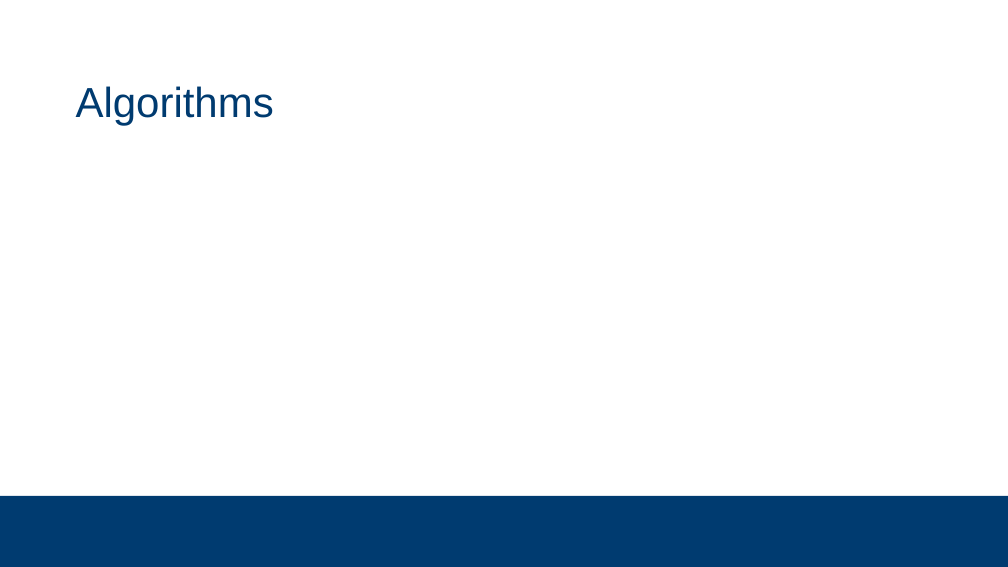
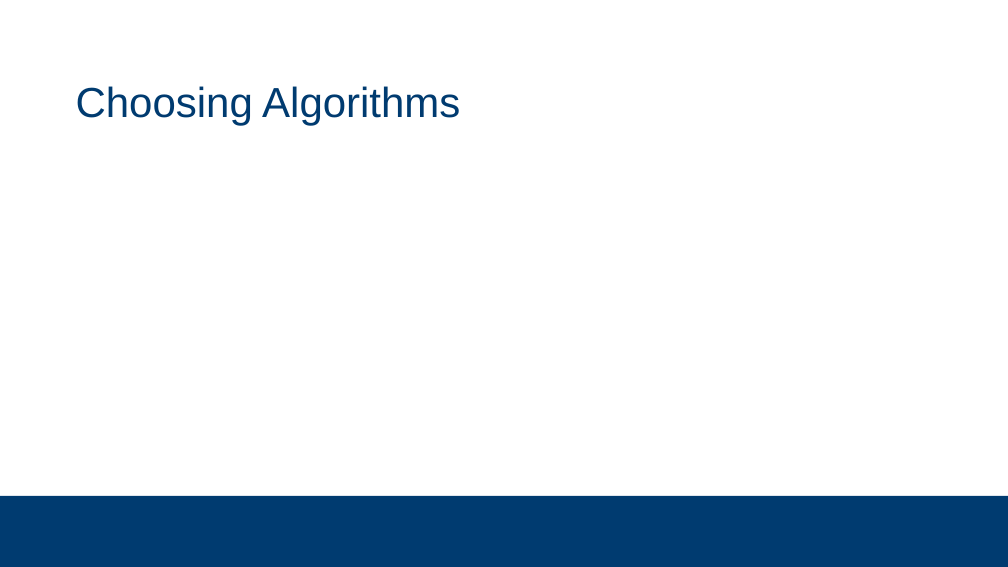
Before and after one commit to subsystem3/project, a slide deck: slide 13 of Final-Project-Team-2.pptx (slide 5 before the commit). Drawn at 1008x567 pixels with LibreOffice and Linux fonts; fonts in the diff are those of the drawing; background and template pictures are left out. Boxes give left, top, right and bottom in pixels: in the first picture for what was removed or moved away, otherwise in the second. Text is boxed around its words. In the diff, an @@ line names an element or a change of style, - is before the commit and + after.

```diff
--- a/Final-Project-Team-2.pptx
+++ b/Final-Project-Team-2.pptx
@@ title at box(76, 86, 460, 126): text changed @@
-Algorithms
+Choosing Algorithms
```
Also in this commit, not shown: 7 other slides changed, 10 slides added, 4 slides removed.
